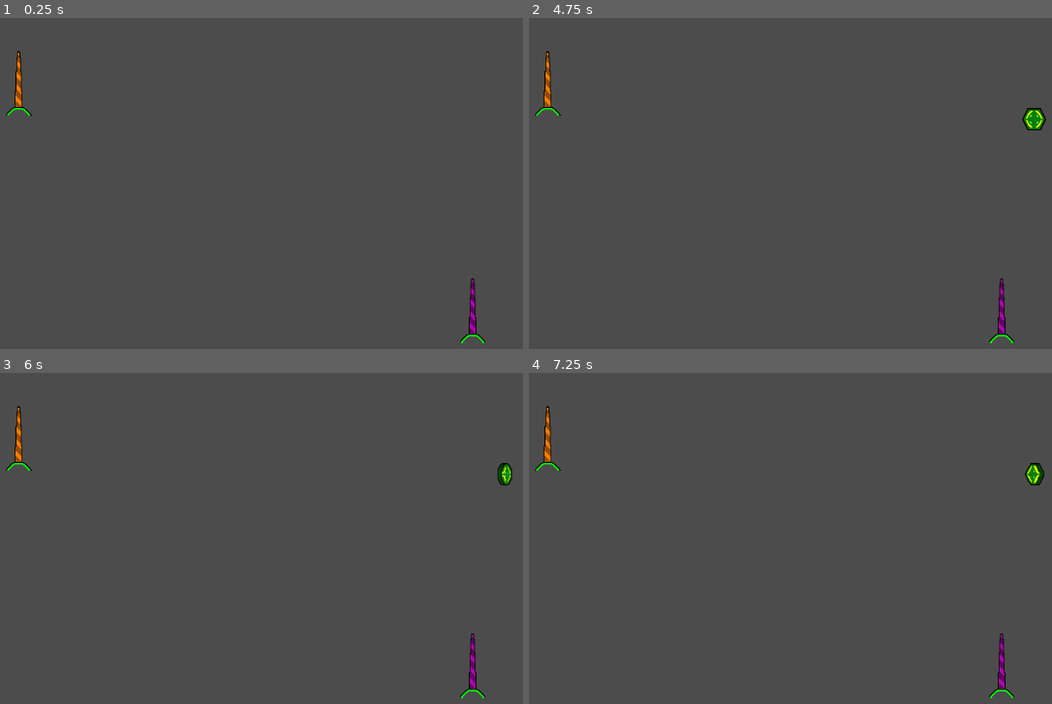
Above: before the commit, frames 1-4 (two rows, left to right).
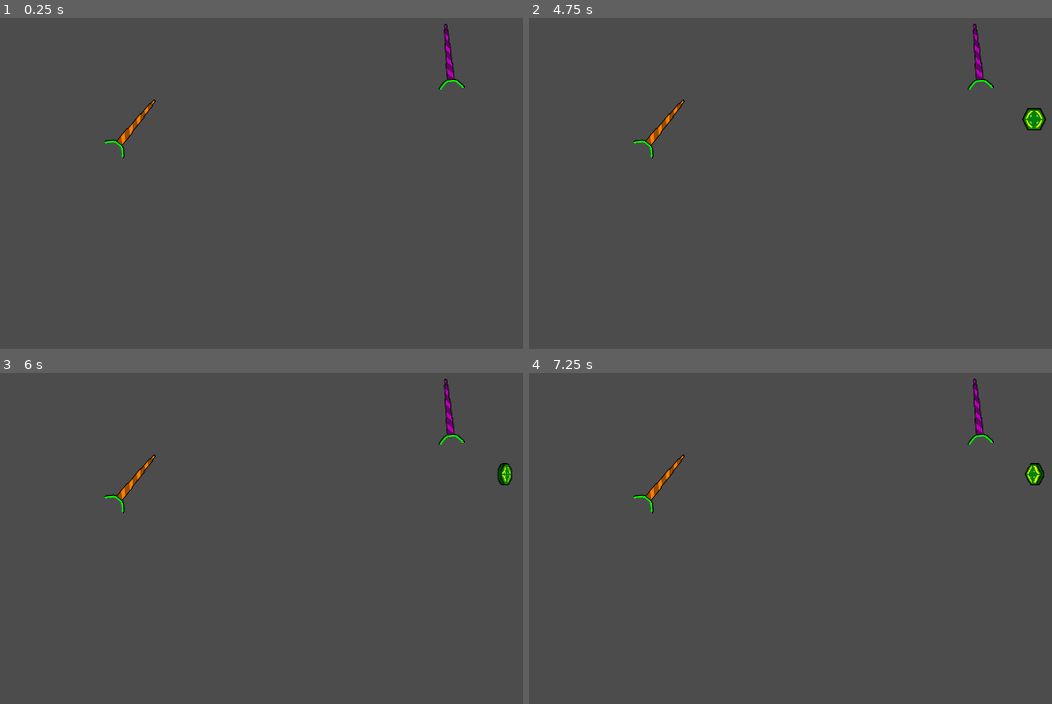
Above: after the commit, the same moments.

Repository: yusufmte/joustronauts
Game: Godot game, scene res://scenes/Joust.tscn
Two runs of this game, one before a commit and one after it. Both use one fixed random seed, a clock stepped at 60 frames per second and the inputs below.
Inputs:
- Up to frame 1 (0.25 s): no input
- Up to frame 2 (4.75 s): tap Enter at 0.5, 2, 3.5 s; tap Space at 1.25, 2.75, 4.25 s
- Up to frame 3 (6 s): no input
- Up to frame 4 (7.25 s): no input

The runs differ from the first frame. In frame 1, 1.0% of the frame differs, in the area x 1-93%, y 1-99%; in frame 2, 1.0%; in frame 3, 1.0%; in frame 4, 1.0%.

Commit message:
randomize lance starting position and rotation using nodes for spawn box

Diff:
--- a/scenes/Joust.gd
+++ b/scenes/Joust.gd
@@ -4,11 +4,6 @@
 var lances = []
 var num_lances = 2
 var nugget_summoner = preload("res://scenes/NuggetSummoner.tscn").instance()
-
-var lance_start_positions = {
-	Global.LanceType.ORANGE : Vector2(200,200),
-	Global.LanceType.PURPLE : Vector2(800,500)
-}
 
 var screen_size
 
@@ -20,12 +15,12 @@
 	for _i in range(num_lances):
 		lances.append(lance_scene.instance())
 
-	for lance in lances:
-		add_child(lance)
-		var lance_type = Global.LanceType[Global.LanceType.keys()[lances.find(lance)]]
-		lance.setup(lance_type,lance_start_positions[lance_type])
-		lance.connect("lanced",self,"_on_lanced",[Global.Lance_Name[lance_type]])
-		lance.connect("nug_get",self,"_on_nug_get",[lance, Global.Lance_Name[lance_type]])
+	for i in range(len(lances)):
+		add_child(lances[i])
+		var lance_type = Global.LanceType[Global.LanceType.keys()[i]]
+		lances[i].setup(lance_type,Vector2(rand_range($lance_spawns.get_children()[i].get_node("topleft").position.x,$lance_spawns.get_children()[i].get_node("botright").position.x),rand_range($lance_spawns.get_children()[i].get_node("topleft").position.y,$lance_spawns.get_children()[i].get_node("botright").position.y)),rand_range(0,2*PI))
+		lances[i].connect("lanced",self,"_on_lanced",[Global.Lance_Name[lance_type]])
+		lances[i].connect("nug_get",self,"_on_nug_get",[lances[i], Global.Lance_Name[lance_type]])
 
 	add_child(nugget_summoner)
 	nugget_summoner.start_summoning()
--- a/scenes/Joust.tscn
+++ b/scenes/Joust.tscn
@@ -28,3 +28,21 @@
 [node name="right" type="CollisionShape2D" parent="walls"]
 position = Vector2( 1060, 306 )
 shape = SubResource( 2 )
+
+[node name="lance_spawns" type="Node" parent="."]
+
+[node name="lance01" type="Node" parent="lance_spawns"]
+
+[node name="topleft" type="Node2D" parent="lance_spawns/lance01"]
+position = Vector2( 630, 140 )
+
+[node name="botright" type="Node2D" parent="lance_spawns/lance01"]
+position = Vector2( 895, 486 )
+
+[node name="lance02" type="Node" parent="lance_spawns"]
+
+[node name="topleft" type="Node2D" parent="lance_spawns/lance02"]
+position = Vector2( 141, 139 )
+
+[node name="botright" type="Node2D" parent="lance_spawns/lance02"]
+position = Vector2( 401, 478 )
--- a/scenes/Lance.gd
+++ b/scenes/Lance.gd
@@ -56,8 +56,9 @@
 	set_forward_max_speed(forward_max_speed)
 
 # set up position and color of lance
-func setup(new_lance_type,start_pos):
+func setup(new_lance_type,start_pos,new_rot):
 	position = start_pos
+	rotation = new_rot
 	lance_type = new_lance_type
 	$Sprite.texture = lance_textures[lance_type]
 	control_code = lance_control_codes[lance_type]
